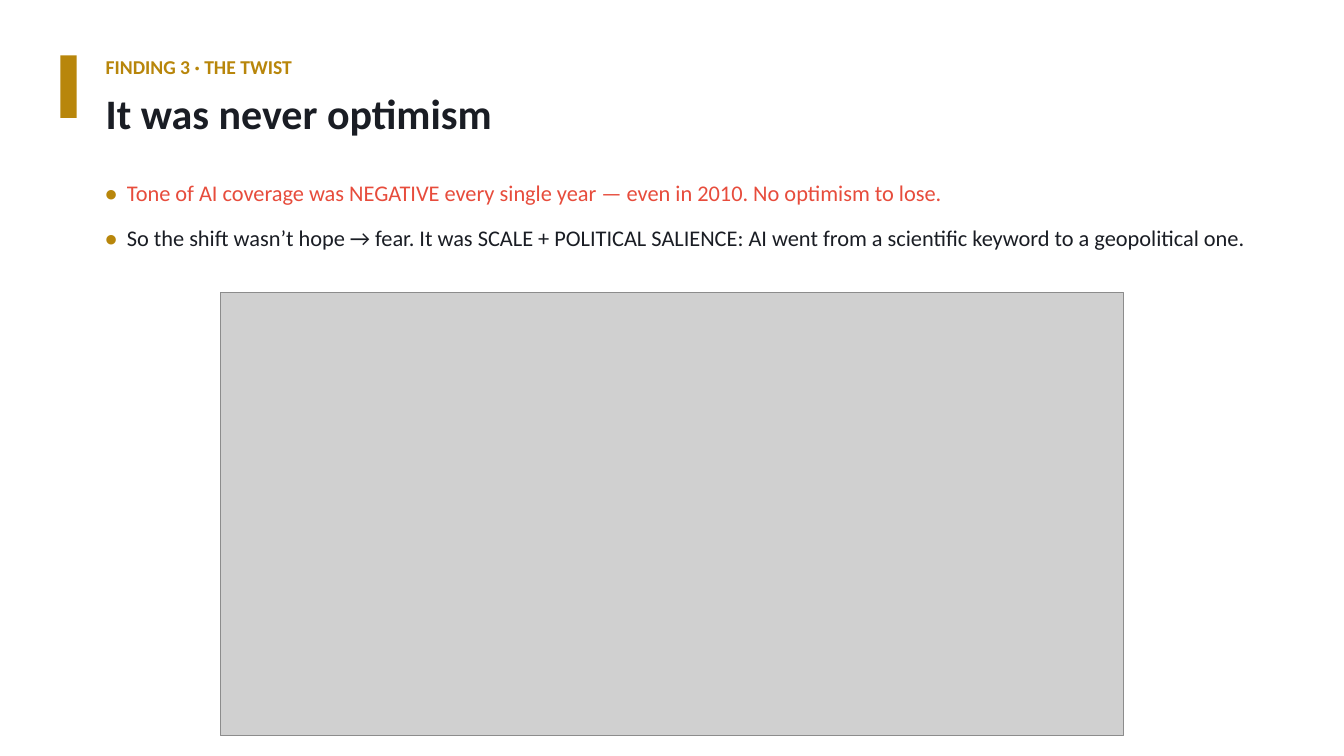
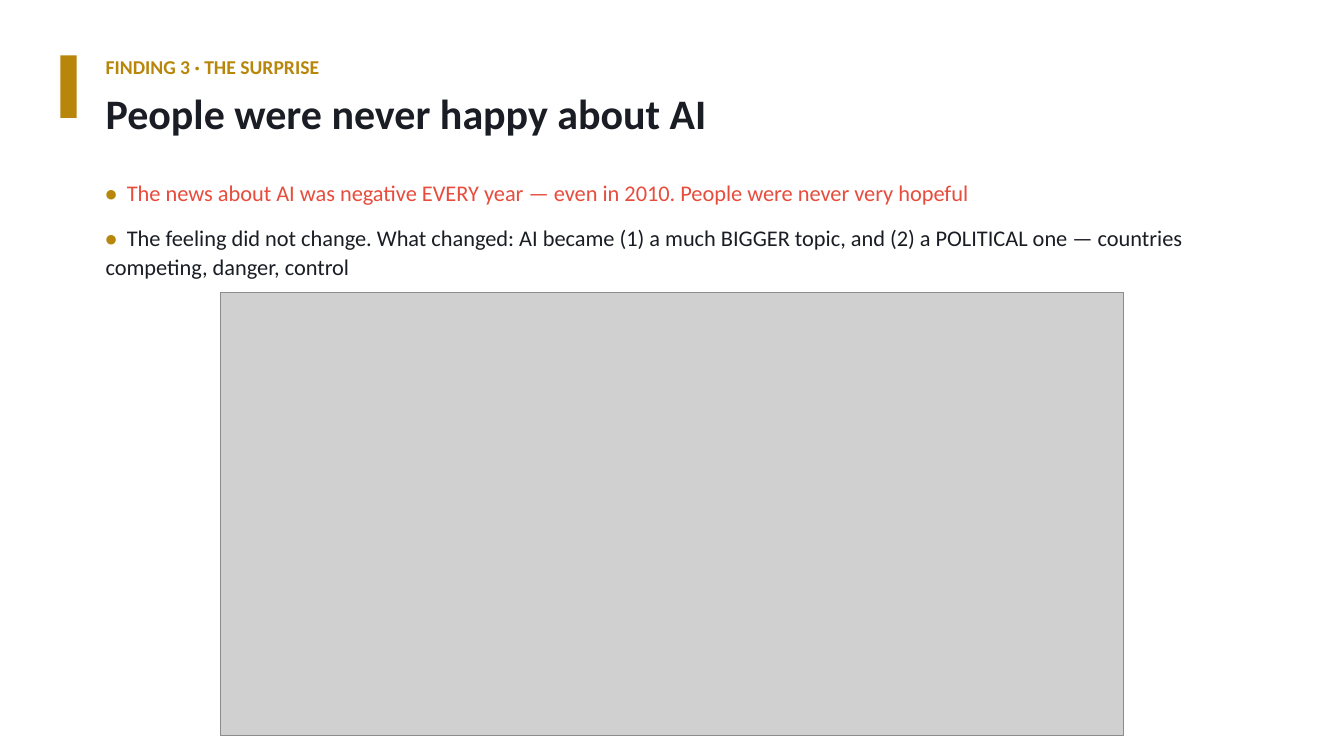
Before and after one commit to Potchara1411/Digital-history-project, a slide deck: slide 5 of ai_discourse_4min.pptx. Drawn at 1344x756 pixels with LibreOffice and Linux fonts; fonts in the diff are those of the drawing; grey boxes stand for pictures. Boxes give left, top, right and bottom in pixels: in the first picture for what was removed or moved away, otherwise in the second. Text is boxed around its words. In the diff, an @@ line names an element or a change of style, - is before the commit and + after.

```diff
--- a/ai_discourse_4min.pptx
+++ b/ai_discourse_4min.pptx
@@ text at box(106, 61, 319, 74): text changed @@
-FINDING 3 · THE TWIST
+FINDING 3 · THE SURPRISE
@@ text at box(106, 99, 707, 136): text changed @@
-It was never optimism
+People were never happy about AI
@@ text at box(106, 185, 1183, 279): text changed @@
-• Tone of AI coverage was NEGATIVE every single year — even in 2010. No optimism to lose.
-• So the shift wasn’t hope → fear. It was SCALE + POLITICAL SALIENCE: AI went from a scientific keyword to a geopolitical one.
+• The news about AI was negative EVERY year — even in 2010. People were never very hopeful
+• The feeling did not change. What changed: AI became (1) a much BIGGER topic, and (2) a POLITICAL one — countries competing, danger, control
```
Also in this commit, not shown: 6 other slides changed, 2 other files.
